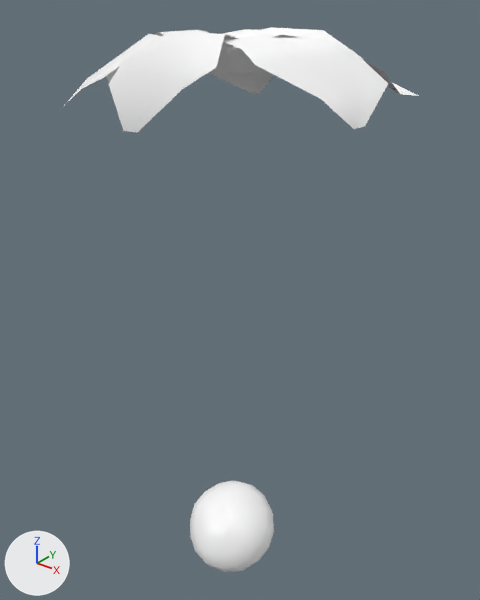
The FBX model Assets/MemoriaGame/Meshs/fresaFBX.fbx as it was, and as the next commit left it.
Before and after are seen from a camera (50 mm lens) standing at (0.1209, -0.1461, 0.1354) and looking at (-0.0009, 0.0062, 0.0409). Every picture has the same lights, and +X, +Y and +Z are marked at lower left. Where no turn or scale is listed for an object, it has been applied to the vertices.

The first picture shows 'body', 'hojitas'.
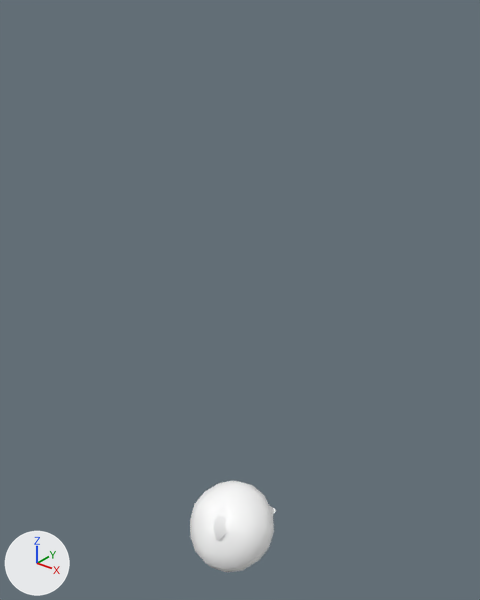
What differs and where, as boxes [x1, y1, x2, y2] in the pictures (480 x 600 px):
```json
{"object": "hojitas", "change": "moved, rescaled", "before": [60, 27, 419, 132], "after": [211, 506, 276, 540]}
```

Edits to the scene script, one JSON object a line:
```json
{"op": "set", "path": "ob_hojitas.location", "old": "(0.0, 0.0004, 0.0)", "new": "(0.0, 0.0019, -0.077)"}
{"op": "set", "path": "ob_hojitas.scale", "old": "(0.01, 0.01, 0.01)", "new": "(0.00296, 0.00296, 0.00296)"}
```
